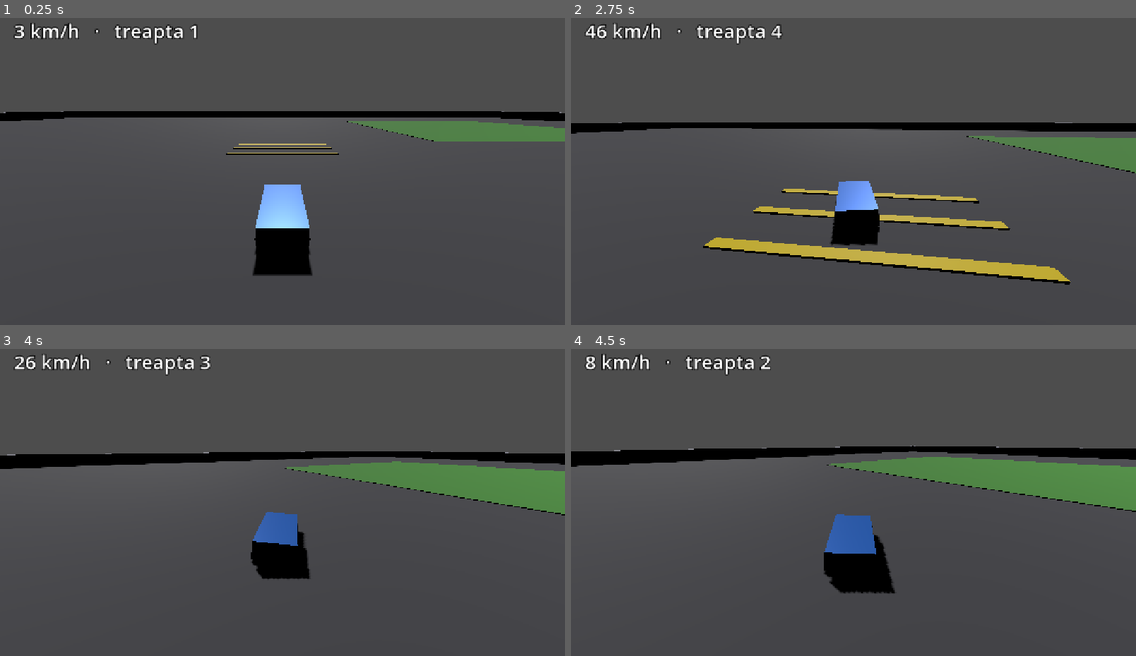
Above: before the commit, frames 1-4 (two rows, left to right).
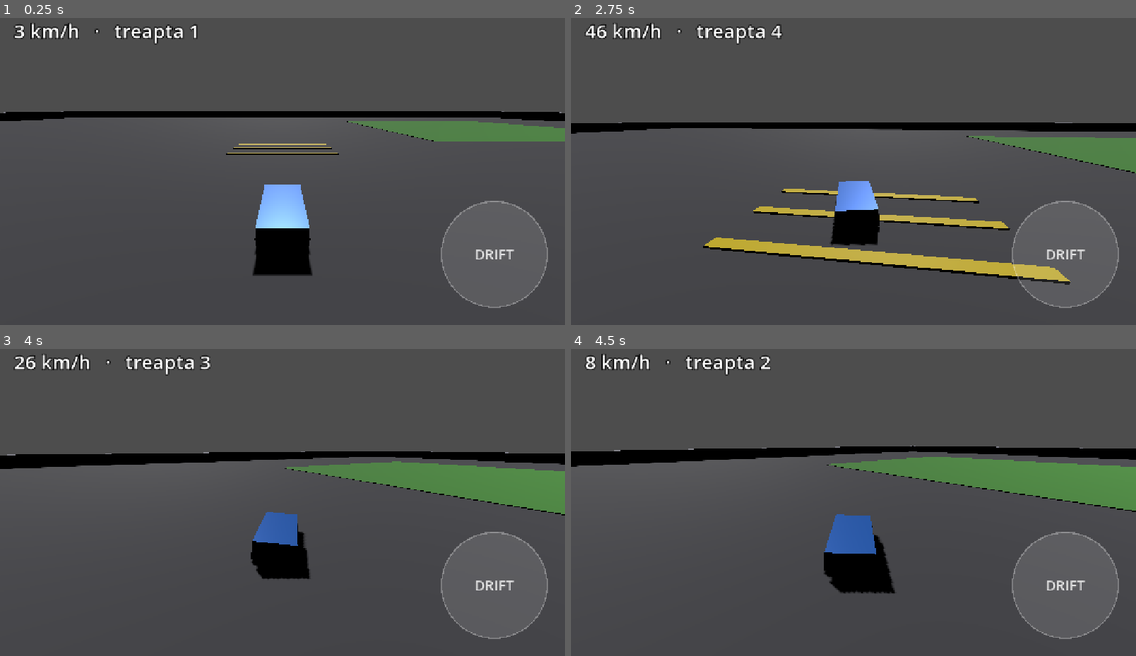
Above: after the commit, the same moments.

Repository: mihaelaradu1005-source/RacerMobile
Game: Godot game, scene res://tests/input_path_test.tscn
Two runs of this game, one before a commit and one after it. Both use one fixed random seed, a clock stepped at 60 frames per second and the inputs below. This scene is started directly instead of the project's main scene.
Inputs (mouse positions are in pixels of both pictures, inside the frame that each line leads up to):
- Up to frame 1 (0.25 s): no input
- Up to frame 2 (2.75 s): move the mouse to (825, 229) at 0.52 s; hold W (move_forward) 0.53-1.25 s; click (825, 229) at 0.67 s; drag from (1023, 214) to (825, 229) at 1.27 s; move the mouse to (684, 119) at 2.02 s; hold A (move_left) from 2.03 s (still down); click (684, 119) at 2.17 s
- Up to frame 3 (4 s): release A (move_left) at 2.75 s; drag from (310, 496) to (113, 450) at 2.77 s; move the mouse to (197, 416) at 3.52 s; hold S (move_back) from 3.53 s (still down); click (197, 416) at 3.67 s
- Up to frame 4 (4.5 s): release S (move_back) at 4.25 s; drag from (977, 481) to (768, 416) at 4.27 s

The runs differ from the first frame. In frame 1, 0.4% of the frame differs, in the area x 78-97%, y 59-95%; in frame 2, 0.6%; in frame 3, 0.4%; in frame 4, 0.4%.

Commit message:
feat(phase3): handbrake/drift button — controllable rear-slide drift
Adds the deferred right-side touch button as a handbrake. While held it
drops the rear wheels to a low drift grip so the back steps out and the
car drifts through a corner, then grip returns on release.

- action_button.gd: round right-side touch button, group "handbrake"
- car.gd: rear wheels use drift_grip while handbrake held (surface grip
  still applies otherwise)
- world.tscn: DriftButton added to the UI layer
- Verified with tests/drift_test: rear grip drops to 1.8 on hold, car
  rotates through the turn while keeping speed and staying upright (a
  controllable drift, not a spin-out or flip)

Co-Authored-By: Claude Opus 4.8 <noreply@anthropic.com>

Diff:
--- a/scenes/world.tscn
+++ b/scenes/world.tscn
@@ -1,9 +1,10 @@
-[gd_scene load_steps=19 format=3 uid="uid://cfb1r12fte3xg"]
+[gd_scene load_steps=20 format=3 uid="uid://cfb1r12fte3xg"]
 
 [ext_resource type="Script" path="res://scripts/camera_follow.gd" id="1_camera"]
 [ext_resource type="Script" path="res://scripts/virtual_joystick.gd" id="2_joystick"]
 [ext_resource type="PackedScene" path="res://scenes/car.tscn" id="3_car"]
 [ext_resource type="Script" path="res://scripts/hud.gd" id="4_hud"]
+[ext_resource type="Script" path="res://scripts/action_button.gd" id="5_button"]
 
 [sub_resource type="StandardMaterial3D" id="GroundMat"]
 albedo_color = Color(0.28, 0.28, 0.3, 1)
@@ -182,3 +183,12 @@
 text = "0 km/h"
 script = ExtResource("4_hud")
 car_path = NodePath("../../Car")
+
+[node name="DriftButton" type="Control" parent="UI"]
+layout_mode = 3
+anchors_preset = 15
+anchor_right = 1.0
+anchor_bottom = 1.0
+grow_horizontal = 2
+grow_vertical = 2
+script = ExtResource("5_button")
--- /dev/null
+++ b/scripts/action_button.gd
@@ -0,0 +1,53 @@
+extends Control
+
+# On-screen round button on the RIGHT side of the screen (the handbrake / drift
+# button). Exposes `pressed` (bool), read by car.gd. Drawn with draw_circle so it
+# needs no image assets. Touches on the left half are left for the joystick.
+
+## Radius of the touchable/visible button in pixels.
+@export var button_radius: float = 120.0
+
+## Distance of the button centre from the bottom-right corner.
+@export var margin: float = 160.0
+
+## Label shown on the button.
+@export var caption: String = "DRIFT"
+
+var pressed: bool = false
+
+var _finger_index: int = -1
+
+
+func _enter_tree() -> void:
+	# Register early so the car can find us regardless of node ready-order.
+	add_to_group("handbrake")
+
+
+func _ready() -> void:
+	mouse_filter = Control.MOUSE_FILTER_IGNORE
+
+
+func _center() -> Vector2:
+	return Vector2(size.x - margin, size.y - margin)
+
+
+func _input(event: InputEvent) -> void:
+	if event is InputEventScreenTouch:
+		if event.pressed and _finger_index == -1 and event.position.distance_to(_center()) <= button_radius:
+			_finger_index = event.index
+			pressed = true
+			queue_redraw()
+		elif not event.pressed and event.index == _finger_index:
+			_finger_index = -1
+			pressed = false
+			queue_redraw()
+
+
+func _draw() -> void:
+	var c := _center()
+	var fill := Color(0.95, 0.5, 0.2, 0.55) if pressed else Color(1, 1, 1, 0.12)
+	draw_circle(c, button_radius, fill)
+	draw_circle(c, button_radius, Color(1, 1, 1, 0.3), false, 3.0)
+	var font := ThemeDB.fallback_font
+	draw_string(font, c + Vector2(-button_radius, 12), caption,
+		HORIZONTAL_ALIGNMENT_CENTER, button_radius * 2.0, 32, Color(1, 1, 1, 0.85))
--- a/scripts/car.gd
+++ b/scripts/car.gd
@@ -50,8 +50,14 @@
 ## Tyre grip on low-grip surfaces (grass/dirt). Lower = slides more.
 @export var grass_grip: float = 3.0
 
+## Rear-wheel grip while the handbrake is held — low so the back slides (drift).
+@export var drift_grip: float = 1.8
+
 # The on-screen touch joystick, if present (found by group at runtime).
 var _joystick: Node = null
+
+# The on-screen handbrake/drift button, if present (found by group at runtime).
+var _handbrake: Node = null
 
 # How long we've been flipped over (for auto-recovery).
 var _upside_time: float = 0.0
@@ -165,15 +171,25 @@
 	return clampf(1.0 - 0.6 * absf(rpm - 4000.0) / 4000.0, 0.35, 1.0)
 
 
+func _handbrake_held() -> bool:
+	if _handbrake == null:
+		_handbrake = get_tree().get_first_node_in_group("handbrake")
+	return _handbrake != null and _handbrake.pressed
+
+
 func _update_surface_grip() -> void:
 	# Each wheel checks what it's resting on. Bodies in the "low_grip" group
 	# (grass/dirt) make that wheel slide; everything else is asphalt grip.
+	# Holding the handbrake drops the REAR wheels' grip so the car drifts.
+	var handbrake := _handbrake_held()
 	for wheel in _wheels:
 		var grip := asphalt_grip
 		if wheel.is_in_contact():
 			var body := wheel.get_contact_body()
 			if body != null and body.is_in_group("low_grip"):
 				grip = grass_grip
+		if handbrake and not wheel.use_as_steering:
+			grip = minf(grip, drift_grip)
 		wheel.wheel_friction_slip = grip
 
 
--- /dev/null
+++ b/tests/drift_test.gd
@@ -0,0 +1,58 @@
+extends Node
+
+# Verifies the handbrake/drift button: while held, the rear wheels drop to the
+# low drift grip and the car rotates more (slides) through a turn, but stays
+# upright and keeps moving (a controllable drift, not a spin-out or flip).
+
+var _car: VehicleBody3D
+var _joy: Node
+var _hb: Node
+var _f: int = 0
+var _yaw_at_brake: float = 0.0
+
+
+func _ready() -> void:
+	_joy = get_tree().get_first_node_in_group("joystick")
+	_hb = get_tree().get_first_node_in_group("handbrake")
+	_car = _find_vehicle(get_tree().root)
+
+
+func _find_vehicle(n: Node) -> VehicleBody3D:
+	if n is VehicleBody3D:
+		return n
+	for c in n.get_children():
+		var found := _find_vehicle(c)
+		if found != null:
+			return found
+	return null
+
+
+func _rear_grip() -> float:
+	for w in _car.get_children():
+		if w is VehicleWheel3D and not w.use_as_steering:
+			return w.wheel_friction_slip
+	return -1.0
+
+
+func _physics_process(_d: float) -> void:
+	_f += 1
+	if _joy != null:
+		if _f <= 40:
+			_joy.output = Vector2(0.0, -1.0)            # build speed, straight
+		else:
+			_joy.output = Vector2(0.8, -0.5)            # turn right + gas
+	# Engage the handbrake from frame 60 on.
+	if _hb != null:
+		_hb.pressed = _f >= 60
+
+	if _f % 20 == 0:
+		var kmh := _car.linear_velocity.length() * 3.6
+		var up_y := _car.global_transform.basis.y.y
+		var yaw := rad_to_deg(_car.rotation.y)
+		var hb: bool = _hb != null and _hb.pressed
+		print("f=%d handbrake=%s rear_grip=%.1f speed=%.1f yaw=%.0f up_y=%.2f (%s)" % [
+			_f, str(hb), _rear_grip(), kmh, yaw, up_y, ("upright" if up_y > 0.5 else "TIPPED")])
+
+	if _f >= 160:
+		print("DRIFTTEST DONE")
+		get_tree().quit()
--- /dev/null
+++ b/tests/drift_test.tscn
@@ -0,0 +1,11 @@
+[gd_scene load_steps=3 format=3 uid="uid://cdrift0test2ph3hb"]
+
+[ext_resource type="PackedScene" path="res://scenes/world.tscn" id="1_world"]
+[ext_resource type="Script" path="res://tests/drift_test.gd" id="2_test"]
+
+[node name="DriftTest" type="Node"]
+
+[node name="World" parent="." instance=ExtResource("1_world")]
+
+[node name="Tester" type="Node" parent="."]
+script = ExtResource("2_test")
Not shown, added: scripts/action_button.gd.uid
Not shown, added: tests/drift_test.gd.uid
Not shown, changed: PROGRESS.md
